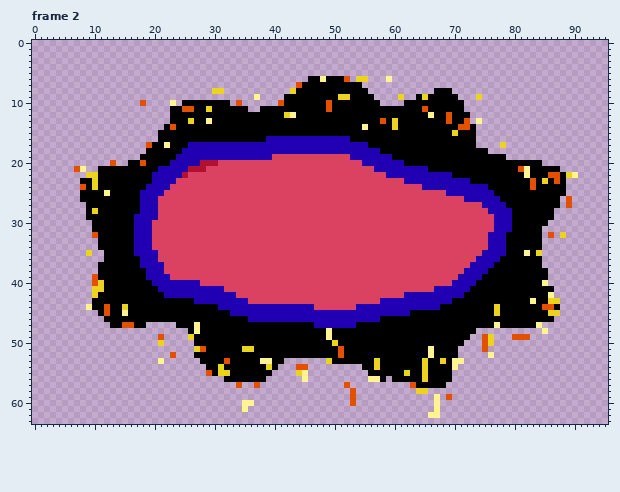
Pixel-art file: Assets/Raw/Sprites/Enemies/Boss4/PhaseSwitch/Center.aseprite. That is the earlier state.
96x64 pixels, 8 frames. Shown: frame 2. The commit also changed other frames, which this record leaves out.
After:
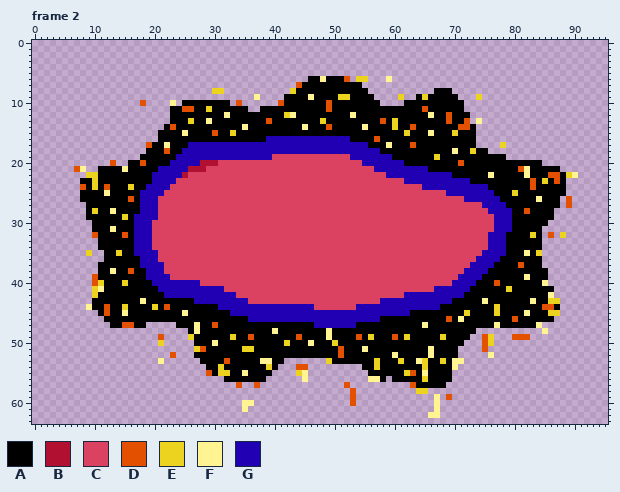
Palette (. is transparent): A #000000  B #b21030  C #db4161  D #e35100  E #ebd320  F #fff392  G #2000b2
Log entry: Corrected flame effects in phase switching sprites.
Diff:
Frame 2, layer "Flames":
Colour A gives way to colour D in row 13 at x 39; in row 14 at x 49 and 63; in row 15 at x 30; in row 16 at x 57; in row 17 at x 63; in row 18 at x 22.
Colour A gives way to colour D in row 20 at x 71; in row 24 at x 12; in row 26 at x 16; in row 28 at x 82; in row 32 at x 15; in row 37 at x 81.
Colour A gives way to colour D in row 38 at x 16; in row 40 at x 77; in row 44 at x 22; in row 46 at x 69 and 80; in row 47 at x 30; in row 49 at x 36, 44, 54 and 60.
Colour A gives way to colour D in row 55 at x 63.
Colour A gives way to colour E in row 13 at x 48; in row 15 at x 33 and 62; in row 18 at x 73; in row 19 at x 67; in row 24 at x 16; in row 25 at x 80.
Colour A gives way to colour E in row 29 at x 15; in row 32 at x 83; in row 35 at x 14; in row 40 at x 15; in row 41 at x 79; in row 44 at x 20.
Colour A gives way to colour E in row 45 at x 72; in row 49 at x 33, 56, 62 and 68; in row 50 at x 42; in row 53 at x 61.
Colour A gives way to colour F in row 9 at x 46; in row 12 at x 32 and 53; in row 14 at x 35 and 45; in row 15 at x 25 and 66; in row 17 at x 59; in row 18 at x 70.
Colour A gives way to colour F in row 21 at x 15; in row 22 at x 76; in row 26 at x 84; in row 28 at x 13; in row 31 at x 13; in row 38 at x 13.
Colour A gives way to colour F in row 39 at x 82; in row 43 at x 18 and 75; in row 45 at x 25 and 82; in row 46 at x 71; in row 47 at x 65; in row 48 at x 40.
Colour A gives way to colour F in row 50 at x 30 and 46; in row 51 at x 55; in row 52 at x 60; in row 53 at x 64; in row 55 at x 35.
Colour E gives way to colour F in row 41 at x 11; in row 55 at x 65.
